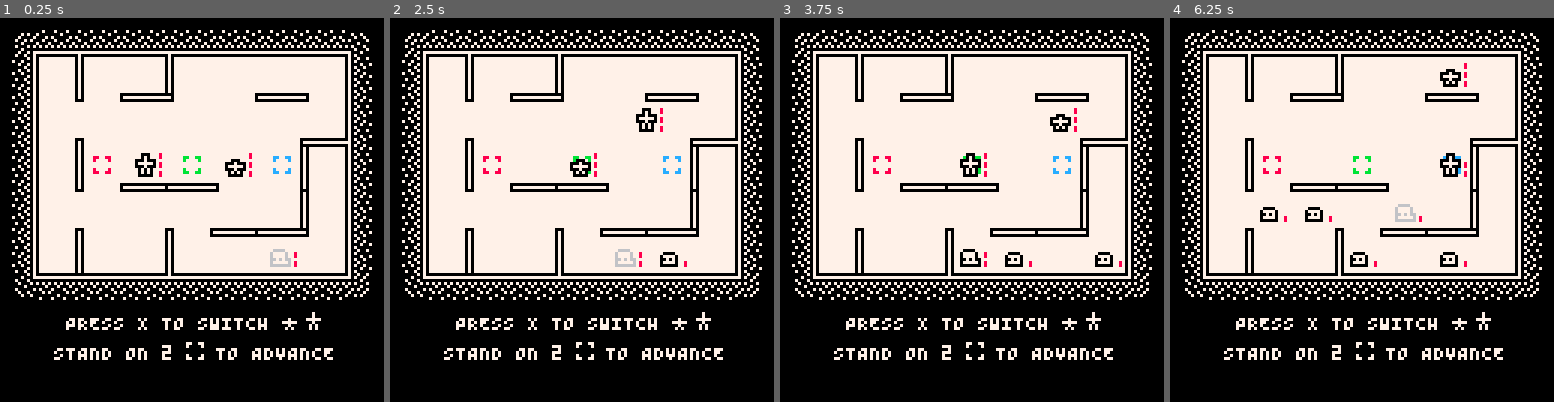
Above: before the commit, frames 1-4 (left to right).
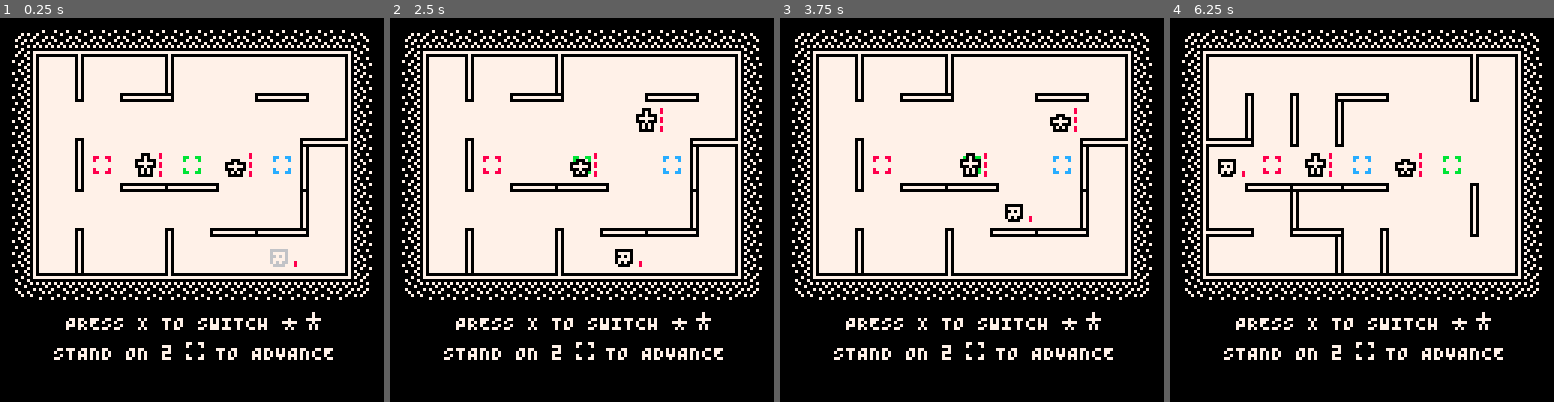
Above: after the commit, the same moments.

Repository: taylordolan/grid-folks
Game: PICO-8 cartridge grid_folks.p8
Same seed, same stepped clock (60 frames per second), same inputs: the game is played once before the commit and once after it.
Inputs:
- Up to frame 1 (0.25 s): no input
- Up to frame 2 (2.5 s): tap X (X key) at 0.33, 1.07, 1.85 s; tap O (Z key) at 0.7, 1.7, 2.1 s; hold Right 1.6-2.1 s; hold Up 2.15-2.42 s; hold Right from 2.47 s (still down)
- Up to frame 3 (3.75 s): tap O (Z key) every 0.4 s from 2.5 to 3.7 s; tap X (X key) at 2.97 s; release Right at 3.03 s; hold Left 3.08-3.58 s; hold Down from 3.63 s (still down)
- Up to frame 4 (6.25 s): release Down at 3.97 s; hold Right 4.02-4.68 s; tap X (X key) at 4.08, 5.2 s; tap O (Z key) every 0.4 s from 4.1 to 6.1 s; hold Up 4.73-5.03 s; hold Left 5.08-5.68 s; hold Down 5.73-6.03 s; hold Right from 6.08 s (still down)

The runs differ from the first frame. In frame 1, 0.1% of the frame differs, in the area x 70-78%, y 60-65%; in frame 2, 0.3%; in frame 3, 0.5%; in frame 4, 5.3%, in the area x 9-91%, y 9-68%.

Commit message:
fix timid movement bug

Diff:
--- a/grid_folks.p8
+++ b/grid_folks.p8
@@ -121,7 +121,7 @@
 		[320] = 2,
 	}
   spawn_bags = {
-    [001] = {"slime"},
+    [001] = {"timid"},
     [040] = {"dash","timid"},
     [080] = {"dash","timid","slime"},
     [120] = {"dash","timid","slime","grow"},
@@ -785,6 +785,11 @@
         distance(step, tile(hero_b)) > 1
       then
         return step
+      else
+        local dir = get_direction(tile(self), step)
+        local _a = pos_pix(tile(self))
+        local _b = {_a[1] + dir[1] * 2, _a[2] + dir[2] * 2}
+        ani_to(self, {_b,_a}, ani_frames / 2, 0)
       end
     end
   end
@@ -1051,7 +1056,7 @@
   for i = 2, #options do
     local a = tile(closest[1])
     local a_dist = distance(here, a, avoid)
-    local b = tile(options[1])
+    local b = tile(options[i])
     local b_dist = distance(here, b, avoid)
     if b_dist < a_dist then
       closest = {options[i]}
